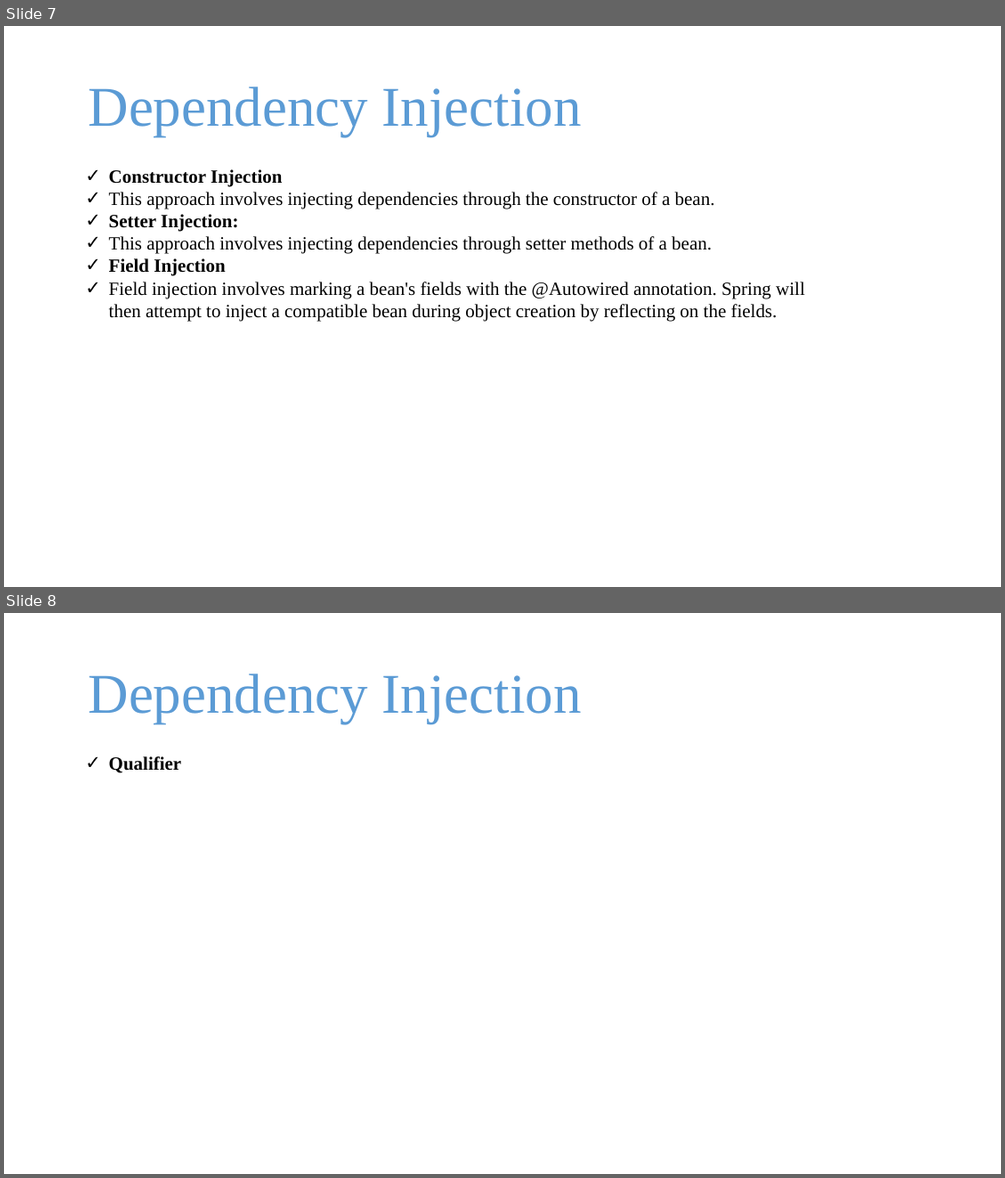
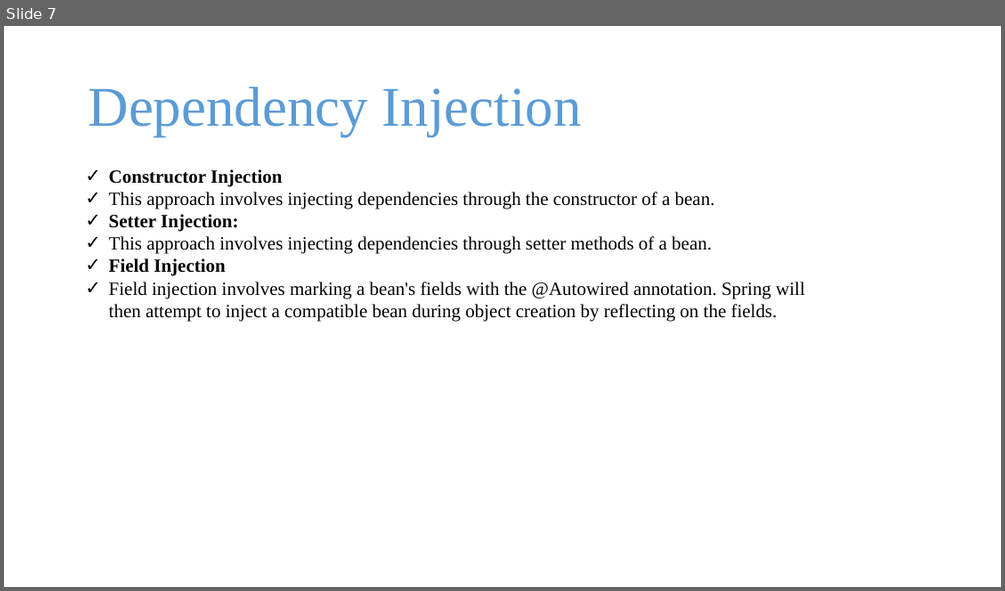
Before and after one commit to batchlcwd/spring-boot-microservices-batch2402, a slide deck: 2_spring and spring boot.pptx. Shown one above the other, each under a label of ours: slides 7 and 8 before the commit, slide 7 after it. The pictures are 1005x1178 and 1005x591 pixels, drawn with LibreOffice and Linux fonts; fonts in the diff are those of the drawing; background and template pictures are left out. Boxes give left, top, right and bottom in pixels: in the first picture for what was removed or moved away, otherwise in the second. Text is boxed around its words. In the diff, an @@ line names an element or a change of style, - is before the commit and + after.

```diff
--- a/2_spring and spring boot.pptx
+++ b/2_spring and spring boot.pptx
@@ slide 8 removed at bbox=[4, 613, 1001, 1174], background picture (left out) @@
@@ text removed at bbox=[89, 674, 582, 723] @@
-Dependency Injection
@@ text removed at bbox=[109, 756, 182, 773] @@
-✓ Qualifier
```
Also in this commit, not shown: 6 slides added, 22 other files.
